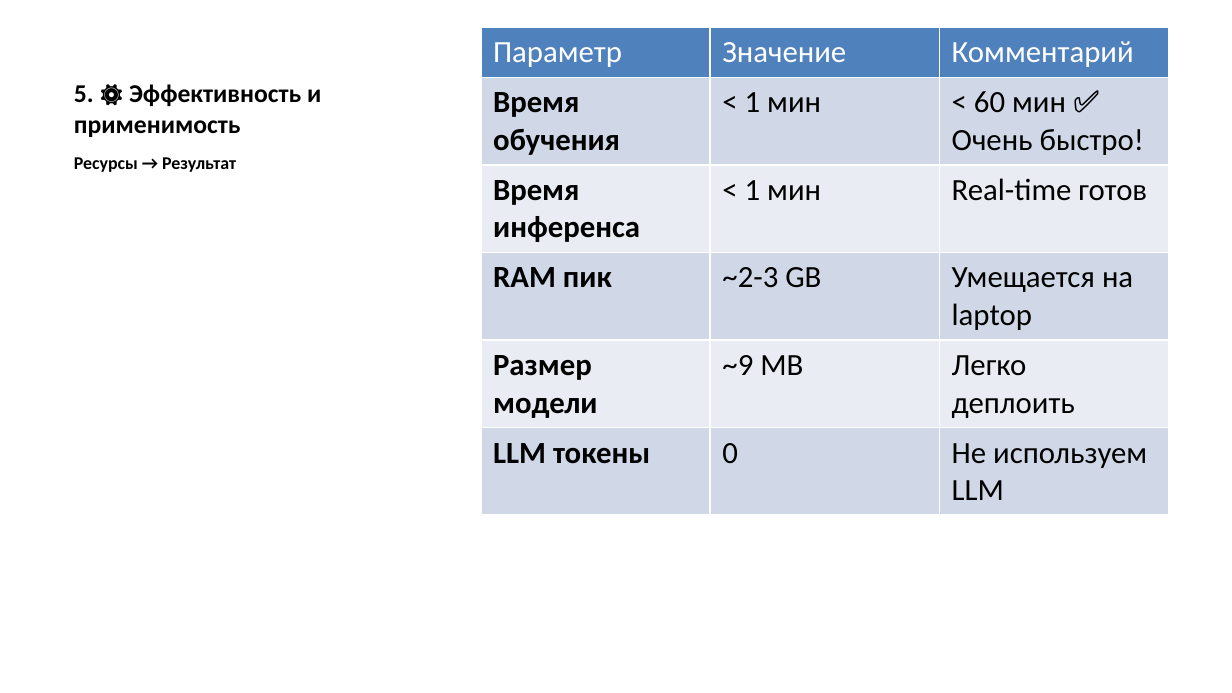
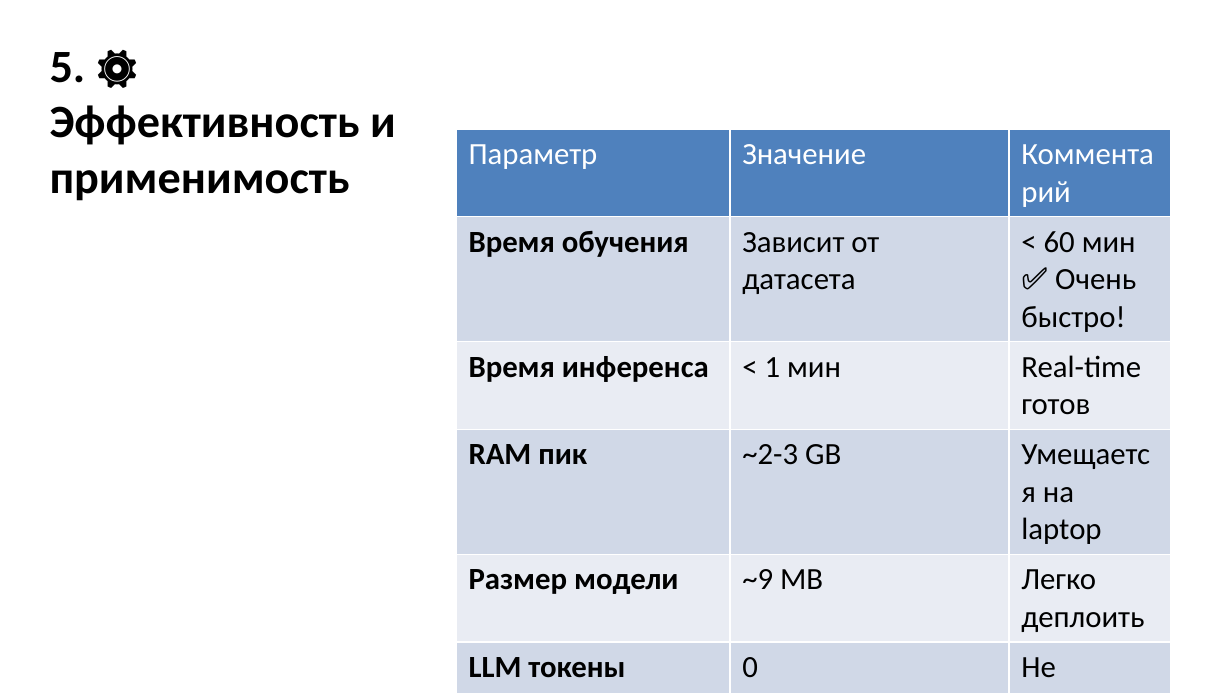
Before and after one commit to sokanaid/finnam-forecast-pulsetech, a slide deck: slide 7 of PITCH_PRESENTATION.pptx (slide 9 before the commit). Drawn at 1232x693 pixels with LibreOffice and Linux fonts; fonts in the diff are those of the drawing. Boxes give left, top, right and bottom in pixels: in the first picture for what was removed or moved away, otherwise in the second. Text is boxed around its words. In the diff, an @@ line names an element or a change of style, - is before the commit and + after.

Commit message:
Update pitch presentation

```diff
--- a/PITCH_PRESENTATION.pptx
+++ b/PITCH_PRESENTATION.pptx
@@ title "5. ⚙️ Эффективность и применимость": place and size @@
-title "5. ⚙️ Эффективность и применимость" at (74,84,321,137)
+title "5. ⚙️ Эффективность и применимость" at (50,52,396,201)
@@ title "5. ⚙️ Эффективность и применимость" at (50,52,396,201): size 15 to 27 pt @@
@@ table at (456,129,1170,682) @@
-row 2, column 2: < 1 мин
+row 2, column 2: Зависит от датасета
@@ table: place and size @@
-table at (480,27,1168,617)
+table at (456,129,1170,682)
@@ text removed at (74,157,236,172) @@
-Ресурсы → Результат
```
Also in this commit, not shown: 7 other slides changed, 4 slides added, 9 slides removed.
